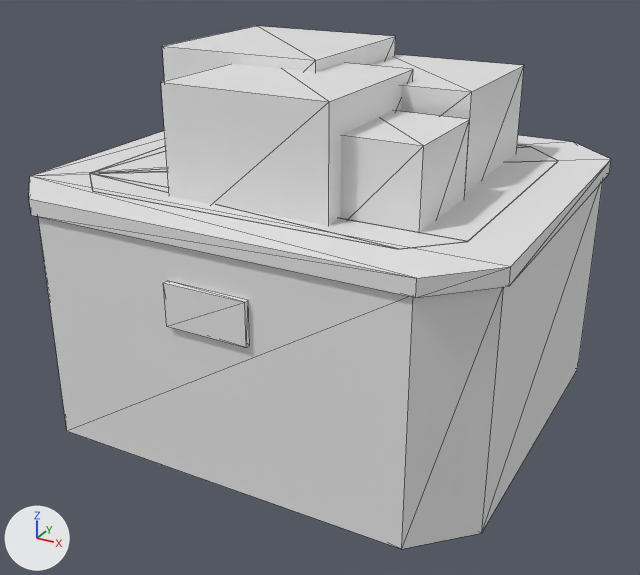
The OBJ model Models/vge_spacer_box_steel.obj: old version first, new version second.
Rendered twice from a 50 mm camera at (0.796, -1.486, 0.962) aimed at (0.008, -0.054, 0.246). The axes (+X, +Y, +Z) are drawn at lower left. The lights are the same throughout. The first picture is the older version. Mesh edges are drawn as thin lines. Materials are left out; every surface is plain grey. Where no turn or scale is listed for an object, it has been applied to the vertices.

The scene before the commit, as lines of its bpy script (objects in view):
```python
ob_vge_spacer_box_steel_1 = bpy.data.objects.new('vge_spacer_box_steel_1', me_vge_spacer_box_steel_1)
ob_vge_spacer_box_steel_1.location = (0.0, 0.0, 0.0)
ob_vge_spacer_box_steel_4 = bpy.data.objects.new('vge_spacer_box_steel_4', me_vge_spacer_box_steel_4)
ob_vge_spacer_box_steel_4.location = (0.0, 0.0, 0.0)
ob_vge_spacer_box_steel_5 = bpy.data.objects.new('vge_spacer_box_steel_5', me_vge_spacer_box_steel_5)
ob_vge_spacer_box_steel_5.location = (0.0, 0.0, 0.0)
ob_vge_spacer_box_steel_6 = bpy.data.objects.new('vge_spacer_box_steel_6', me_vge_spacer_box_steel_6)
ob_vge_spacer_box_steel_6.location = (0.0, 0.0, 0.0)
ob_vge_spacer_box_steel_7 = bpy.data.objects.new('vge_spacer_box_steel_7', me_vge_spacer_box_steel_7)
ob_vge_spacer_box_steel_7.location = (0.0, 0.0, 0.0)
# also in view: 'vge_spacer_box_steel_2' at (0.0, 0.0, 0.48); 'vge_spacer_box_steel_0' at (0.0, 0.0, 0.225); 'vge_spacer_box_steel_3' at (0.0, -0.425, 0.34)
```
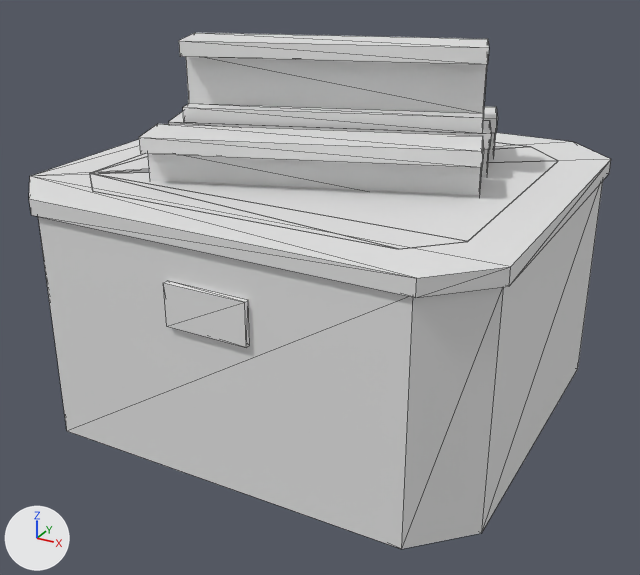
Where the change shows, as pixel boxes [x1, y1, x2, y2] in the pictures (640 x 575 px):
'vge_spacer_box_steel_4', reshaped
    before: [162, 26, 396, 81]
    after: [139, 33, 498, 196]
'vge_spacer_box_steel_6', deleted
    before: [161, 63, 413, 226]
'vge_spacer_box_steel_7', deleted
    before: [340, 111, 470, 233]
'vge_spacer_box_steel_5', reshaped (not visible afterwards)
    before: [370, 54, 524, 192]

Patch to the scene script:
```diff
--- a/Models/vge_spacer_box_steel.obj.py
+++ b/Models/vge_spacer_box_steel.obj.py
@@ me_vge_spacer_box_steel_4 @@
 # used by ob_vge_spacer_box_steel_4; location = (0.0, 0.0, 0.0)
-me_vge_spacer_box_steel_4.from_pydata(...)  # 8 vertices, 12 faces; spans x -0.32..0.02, y -0.09..0.25, z 0.4..0.7
+me_vge_spacer_box_steel_4.from_pydata(...)  # 96 vertices, 96 faces; spans x -0.331..0.331, y -0.276..0.276, z 0.42..0.723
+# me_vge_spacer_box_steel_4 part 1: the whole mesh is rebuilt
@@ me_vge_spacer_box_steel_5 @@
 # used by ob_vge_spacer_box_steel_5; location = (0.0, 0.0, 0.0)
-me_vge_spacer_box_steel_5.from_pydata(...)  # 8 vertices, 12 faces; spans x -0.01..0.29, y -0.03..0.27, z 0.4..0.66
+me_vge_spacer_box_steel_5.from_pydata(...)  # 96 vertices, 80 faces; spans x -0.331..0.331, y -0.276..0.276, z 0.42..0.723
+# me_vge_spacer_box_steel_5 part 2: the whole mesh is rebuilt
@@ ob_vge_spacer_box_steel_6 @@
-ob_vge_spacer_box_steel_6 = bpy.data.objects.new('vge_spacer_box_steel_6', me_vge_spacer_box_steel_6)
-ob_vge_spacer_box_steel_6.location = (0.0, 0.0, 0.0)
@@ ob_vge_spacer_box_steel_7 @@
-ob_vge_spacer_box_steel_7 = bpy.data.objects.new('vge_spacer_box_steel_7', me_vge_spacer_box_steel_7)
-ob_vge_spacer_box_steel_7.location = (0.0, 0.0, 0.0)
```
